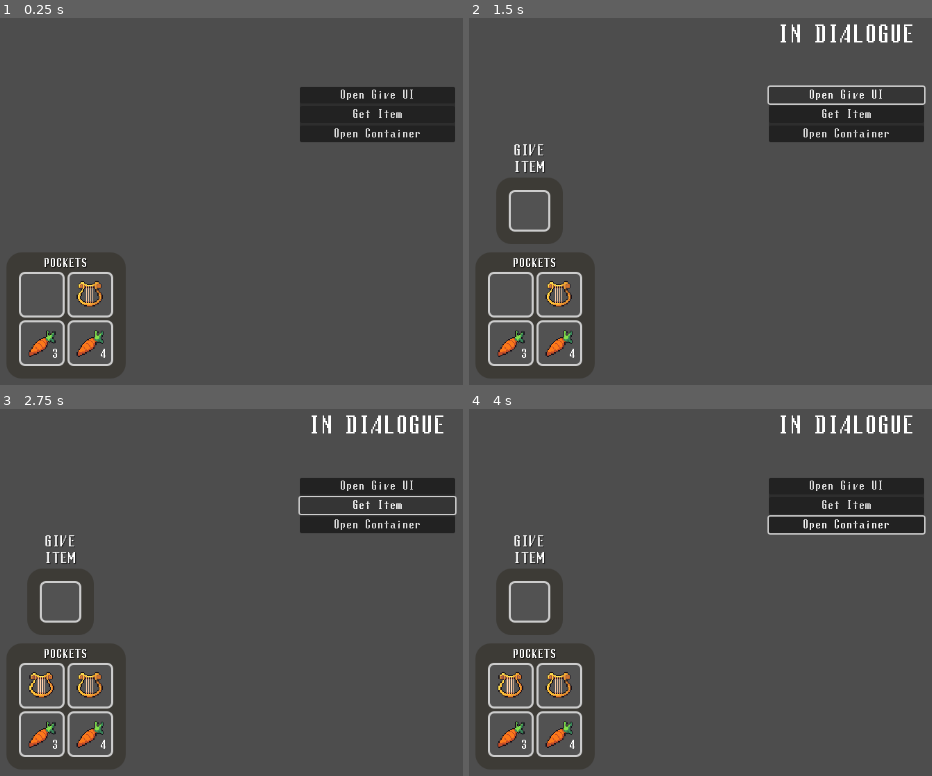
Above: before the commit, frames 1-4 (two rows, left to right).
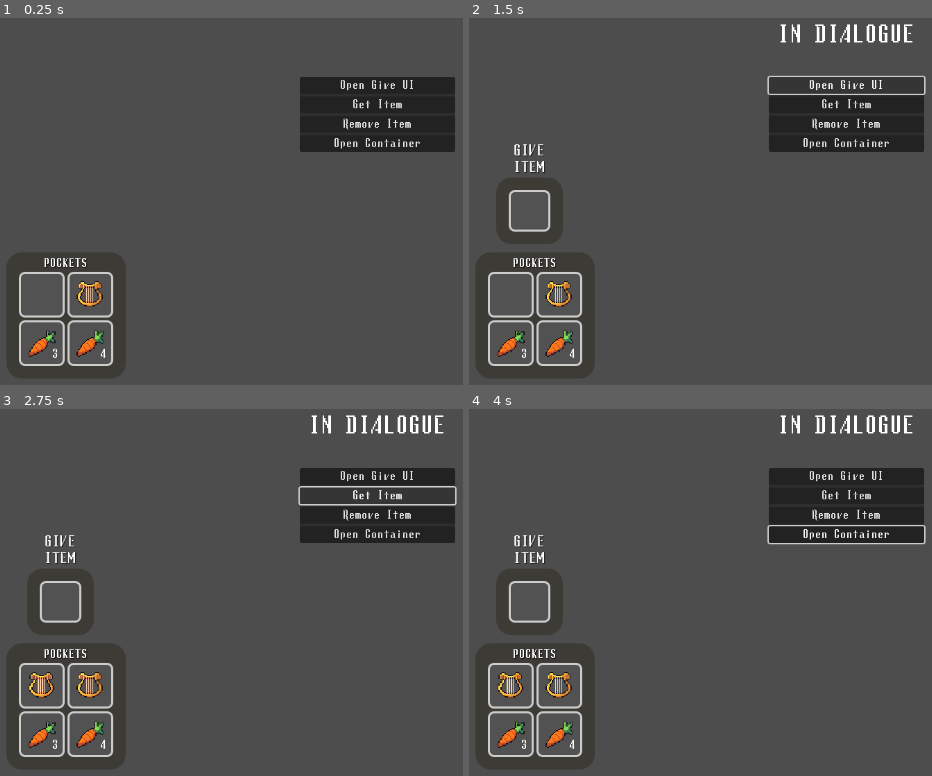
Above: after the commit, the same moments.

Repository: hamgoblin45/Fascism-Sim
Game: Godot game, scene res://Interface/inventory_ui.tscn
Same seed, same stepped clock (60 frames per second), same inputs: the game is played once before the commit and once after it.
Inputs (mouse positions are in pixels of both pictures, inside the frame that each line leads up to):
- Up to frame 1 (0.25 s): no input
- Up to frame 2 (1.5 s): click (848, 124) at 0.5 s, where only the run after the commit has a clickable "Remove Item"; click "Open Give UI" at 1.25 s
- Up to frame 3 (2.75 s): click "Get Item" at 2 s
- Up to frame 4 (4 s): click "Open Container" at 2.75 s; tap Enter at 3.5 s; move the mouse to (510, 684) at 3.52 s; click (510, 684) at 3.6 s

The runs differ from the first frame. In frame 1, 2.5% of the frame differs, in the area x 64-99%, y 16-37%; in frame 2, 2.2%; in frame 3, 3.0%; in frame 4, 3.0%.

Commit message:
Adding no-stackables fixed

Diff:
--- a/fasc-sim-inventory-ui/Data/InventoryItemData.gd
+++ b/fasc-sim-inventory-ui/Data/InventoryItemData.gd
@@ -2,9 +2,11 @@
 class_name InventoryItemData
 
 @export var name: String = ""
+@export var id: String = ""
 @export var texture: Texture2D
 @export var description: String = ""
 @export var flavor_text: String = ""
 
 @export var stackable: bool
+@export var max_stack_size: int = 99
 @export var useable: bool
--- a/fasc-sim-inventory-ui/Interface/inventory_slot_ui.gd
+++ b/fasc-sim-inventory-ui/Interface/inventory_slot_ui.gd
@@ -6,7 +6,7 @@
 @onready var quantity: Label = %Quantity
 
 func _ready() -> void:
-	EventBus.removing_item_from_inventory.connect(_clear_slot_data)
+	EventBus.removing_item_from_inventory.connect(clear_slot_data)
 	EventBus.splitting_item_stack.connect(_stack_split)
 
 
@@ -27,7 +27,8 @@
 		quantity.hide()
 	EventBus.inventory_item_updated.emit(slot_data)
 
-func _clear_slot_data(slot: InventorySlotData):
+
+func clear_slot_data(slot: InventorySlotData):
 	if !slot or !slot_data: return
 	if slot.item_data and slot_data.item_data and slot == slot_data:
 		print("Clear slot run on InventorySlotUI. Slot: %s" % slot)
@@ -43,7 +44,7 @@
 		quantity.show()
 		quantity.text = str(slot_data.quantity)
 	elif slot_data.quantity <= 0:
-		_clear_slot_data(slot_data)
+		clear_slot_data(slot_data)
 	set_slot_data(orig_slot)
 	EventBus.inventory_item_updated.emit(slot_data)
 
--- a/fasc-sim-inventory-ui/Interface/inventory_ui.gd
+++ b/fasc-sim-inventory-ui/Interface/inventory_ui.gd
@@ -30,6 +30,7 @@
 	EventBus.splitting_item_stack.connect(_on_slot_split)
 	EventBus.setting_external_inventory.connect(_set_external_inventory)
 	EventBus.adding_item_to_inventory.connect(_add_item_to_inventory)
+	EventBus.removing_item_from_inventory.connect(_remove_item_from_inventory)
 	_set_player_inventory()
 
 
@@ -114,27 +115,72 @@
 			print("grab aborted")
 
 func _add_item_to_inventory(slot_data: InventorySlotData):
-	print("Adding item %s to inventory" % slot_data.item_data.name)
+	var item_to_add = slot_data.item_data
+	var qty_to_add = slot_data.quantity
+	print("Adding item %s to inventory" % item_to_add.name)
+
+	## Attempt to merge existing slots if stackable
+	if item_to_add.stackable:
+		for slot_ui in pocket_slot_container.get_children():
+			var slot = slot_ui.slot_data
+			if slot and slot.item_data and slot.item_data.id == item_to_add.id:
+				var space_in_stack = item_to_add.max_stack_size - slot.quantity
+				if space_in_stack > 0:
+					var qty_to_fill = min(qty_to_add, space_in_stack)
+					slot.quantity += qty_to_fill
+					qty_to_add -= qty_to_fill
+					slot_ui.set_slot_data(slot)
+				slot_ui.slot_data.quantity += slot_data.quantity
+				slot_ui.set_slot_data(slot_ui.slot_data)
+				print("Able to merge new item with an existing slot")
+
+			if qty_to_add <= 0:
+				break
+
+	if qty_to_add > 0:
+		for slot_ui in pocket_slot_container.get_children():
+			if !slot_ui.slot_data or !slot_ui.slot_data.item_data:
+				var new_slot = InventorySlotData.new()
+				new_slot.item_data = item_to_add
+
+				## How much goes into new slot
+				var current_batch = qty_to_add
+				if item_to_add.stackable:
+					current_batch = min(qty_to_add, item_to_add.max_stack_size) #As much as can fit if stackable
+				else:
+					current_batch = 1 # 1 for nonstackable
+				new_slot.quantity = current_batch
+				qty_to_add -= current_batch
+				slot_ui.set_slot_data(new_slot)
+			if qty_to_add <= 0:
+				break
+	#for slot_ui in pocket_slot_container.get_children():
+		#if !slot_ui.slot_data or !slot_ui.slot_data.item_data:
+			#slot_ui.slot_data = slot_data
+			#slot_ui.set_slot_data(slot_ui.slot_data)
+			##EventBus.inventory_item_updated.emit(slot_data)
+			##_set_player_inventory()
+			#print("Empty spot found, putting item in it")
+			#return
+	#
+		#print("Unable to add item due to a full inventory")
+		#return
+
+func _remove_item_from_inventory(slot_data: InventorySlotData):
+	print("Removing item %s from inventory" % slot_data.item_data.name)
 	for slot_ui in pocket_slot_container.get_children():
-		if slot_ui.slot_data and slot_ui.slot_data.item_data and slot_ui.slot_data.item_data == slot_data.item_data and slot_data.item_data.stackable:
-			slot_ui.slot_data.quantity += slot_data.quantity
+		if slot_ui.slot_data and slot_ui.slot_data.item_data and slot_ui.slot_data.item_data == slot_data.item_data:
+			if slot_data.item_data.stackable:
+				slot_ui.slot_data.quantity -= slot_data.quantity
+			else:
+				slot_ui.clear_slot_data(slot_data)
 			slot_ui.set_slot_data(slot_ui.slot_data)
+			return
 			#EventBus.inventory_item_updated.emit(slot_data)
 			#_set_player_inventory()
-			print("Able to merge new item with an existing slot")
-			return
-
-	for slot_ui in pocket_slot_container.get_children():
-		if !slot_ui.slot_data or !slot_ui.slot_data.item_data:
-			slot_ui.slot_data = slot_data
-			slot_ui.set_slot_data(slot_ui.slot_data)
-			#EventBus.inventory_item_updated.emit(slot_data)
-			#_set_player_inventory()
-			print("Empty spot found, putting item in it")
-			return
-
-		print("Unable to add item due to a full inventory")
-		return
+
+		print("Unable to remove item")
+
 
 func _set_grabbed_slot():
 	if !grabbed_slot_data or !grabbed_slot_data.item_data:
--- a/fasc-sim-inventory-ui/Interface/inventory_ui.tscn
+++ b/fasc-sim-inventory-ui/Interface/inventory_ui.tscn
@@ -485,6 +485,11 @@
 layout_mode = 2
 mouse_filter = 1
 text = "Get Item"
+
+[node name="RemoveItem" type="Button" parent="TestStuff/TestPanel/VBoxContainer"]
+layout_mode = 2
+mouse_filter = 1
+text = "Remove Item"
 
 [node name="OpenContainer" type="Button" parent="TestStuff/TestPanel/VBoxContainer"]
 layout_mode = 2
@@ -534,4 +539,5 @@
 [connection signal="timeout" from="GrabbedSlotUI/GrabTimer" to="." method="_on_grab_timer_timeout"]
 [connection signal="pressed" from="TestStuff/TestPanel/VBoxContainer/OpenGiveUI" to="TestStuff" method="_on_open_give_ui_pressed"]
 [connection signal="pressed" from="TestStuff/TestPanel/VBoxContainer/GetItem" to="TestStuff" method="_on_get_item_pressed"]
+[connection signal="pressed" from="TestStuff/TestPanel/VBoxContainer/RemoveItem" to="TestStuff" method="_on_remove_item_pressed"]
 [connection signal="pressed" from="TestStuff/TestPanel/VBoxContainer/OpenContainer" to="TestStuff" method="_on_open_container_pressed"]
--- a/fasc-sim-inventory-ui/test_stuff.gd
+++ b/fasc-sim-inventory-ui/test_stuff.gd
@@ -39,3 +39,10 @@
 		EventBus.setting_external_inventory.emit(TEST_EXTERNAL_INVENTORY)
 	else:
 		EventBus.setting_external_inventory.emit(null)
+
+
+func _on_remove_item_pressed() -> void:
+	var test_slot = InventorySlotData.new()
+	test_slot.item_data = preload("uid://fligqycw40pd")
+	#test_slot.item_data = preload("uid://bu7k1xa16ud57")
+	EventBus.removing_item_from_inventory.emit(test_slot)
